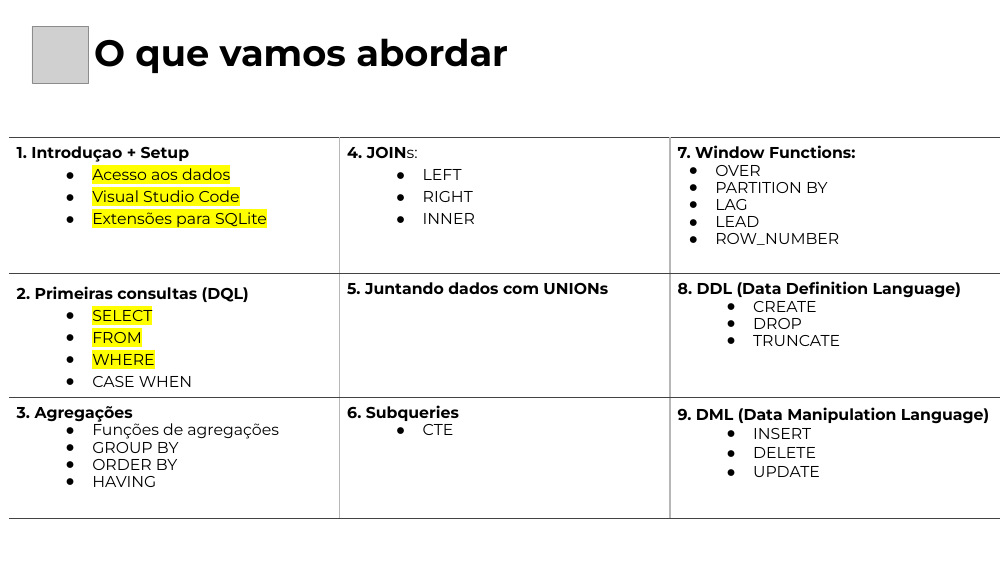
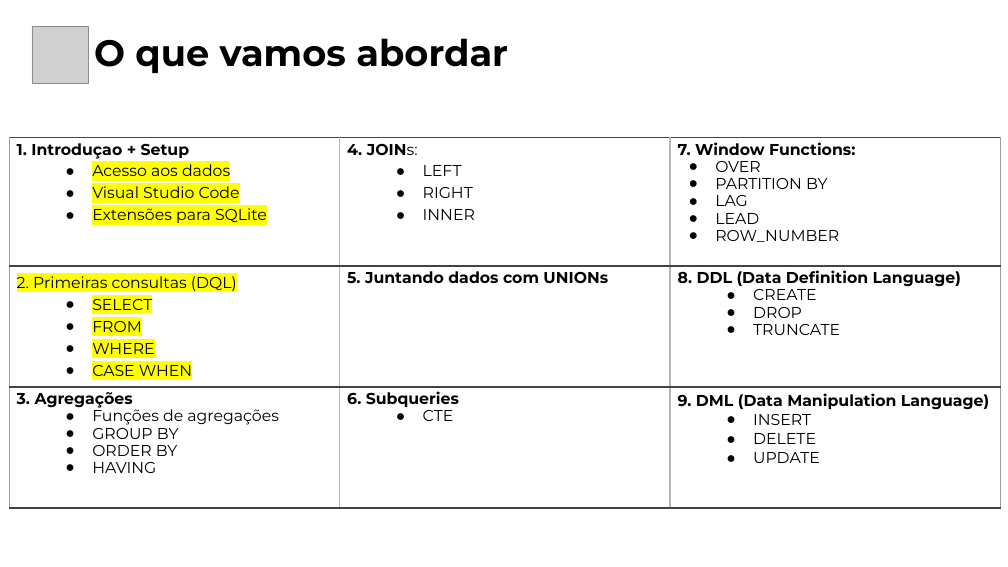
Before and after one commit to robsonfagner/personal_ti, a slide deck: slide 17 of TMY/sql/arquivos/Curso SQL - 2025.pptx. Drawn at 1008x567 pixels with LibreOffice and Linux fonts; fonts in the diff are those of the drawing; grey boxes stand for pictures; background and template pictures are left out. Boxes give left, top, right and bottom in pixels: in the first picture for what was removed or moved away, otherwise in the second. Text is boxed around its words. In the diff, an @@ line names an element or a change of style, - is before the commit and + after.

```diff
--- a/TMY/sql/arquivos/Curso SQL - 2025.pptx
+++ b/TMY/sql/arquivos/Curso SQL - 2025.pptx
@@ table at box(9, 138, 1000, 551) @@
@@ highlight none to #FFFF00 in "2. Primeiras consultas (DQL)", "CASE WHEN" @@
@@ bold off in "2. Primeiras consultas (DQL)" @@
@@ borders changed @@
```
Also in this commit, not shown: 34 other slides changed, 7 other files.
